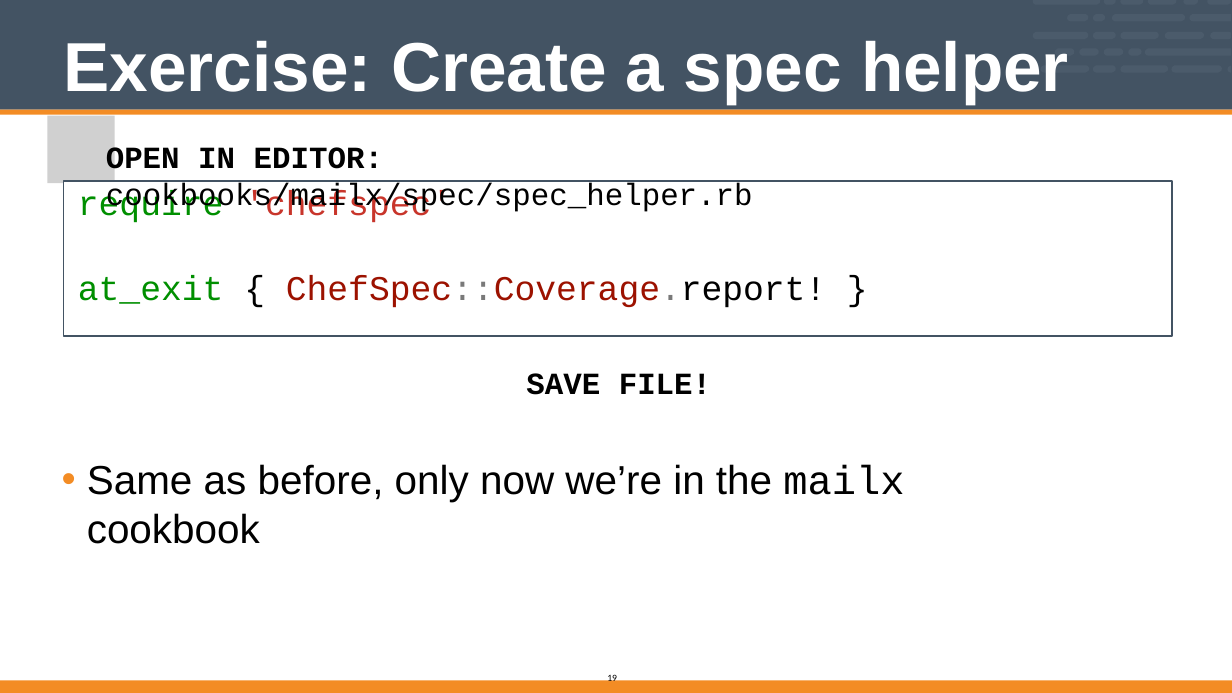
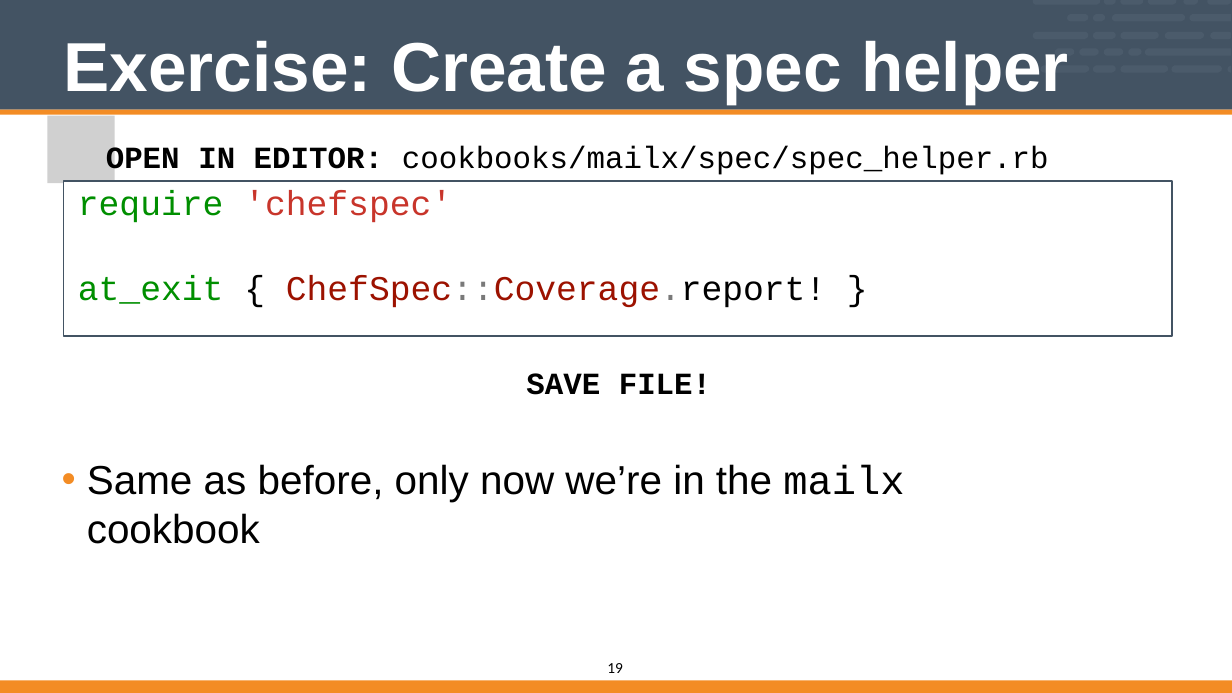
Before and after one commit to vinyar/chef-intermediate, a slide deck: slide 19 of Modules/12-Chef_Intermediate.pptx. Drawn at 1232x693 pixels with LibreOffice and Linux fonts; fonts in the diff are those of the drawing; grey boxes stand for pictures. Boxes give left, top, right and bottom in pixels: in the first picture for what was removed or moved away, otherwise in the second. Text is boxed around its words. In the diff, an @@ line names an element or a change of style, - is before the commit and + after.

Commit message:
Edited some text so this can be reviewed

```diff
--- a/Modules/12-Chef_Intermediate.pptx
+++ b/Modules/12-Chef_Intermediate.pptx
@@ text "OPEN IN EDITOR: cookbooks/mailx/spec/spec_helper.rb" rewrapped from [106,146,753,214] to [106,146,1049,177] @@
@@ page number: place and size @@
-page number at [607,673,617,684]
+page number at [607,663,623,673]
@@ page number at [607,663,623,673]: size 10 to 16 pt @@
```
Also in this commit, not shown: 25 other slides changed.
